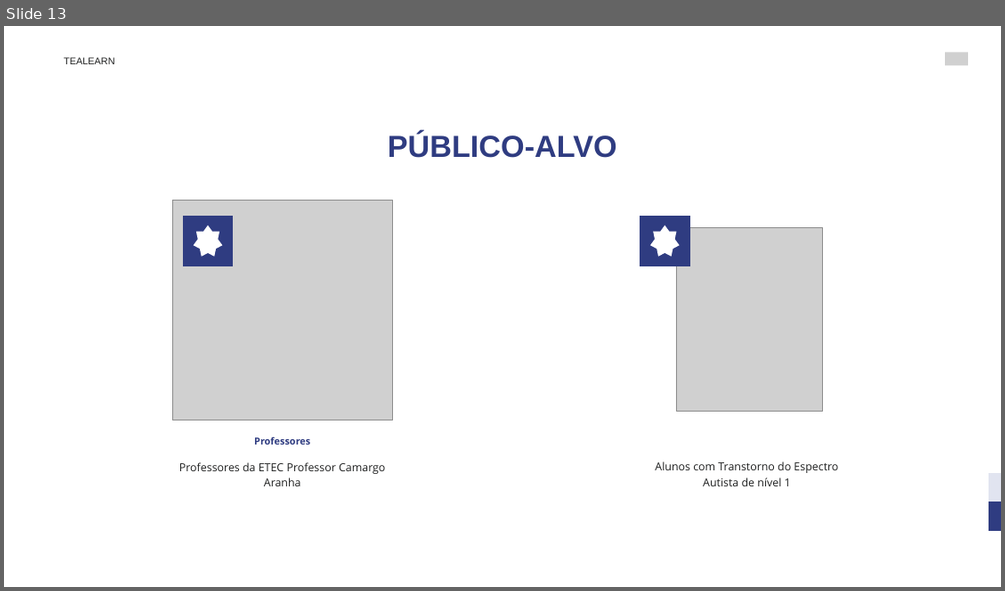
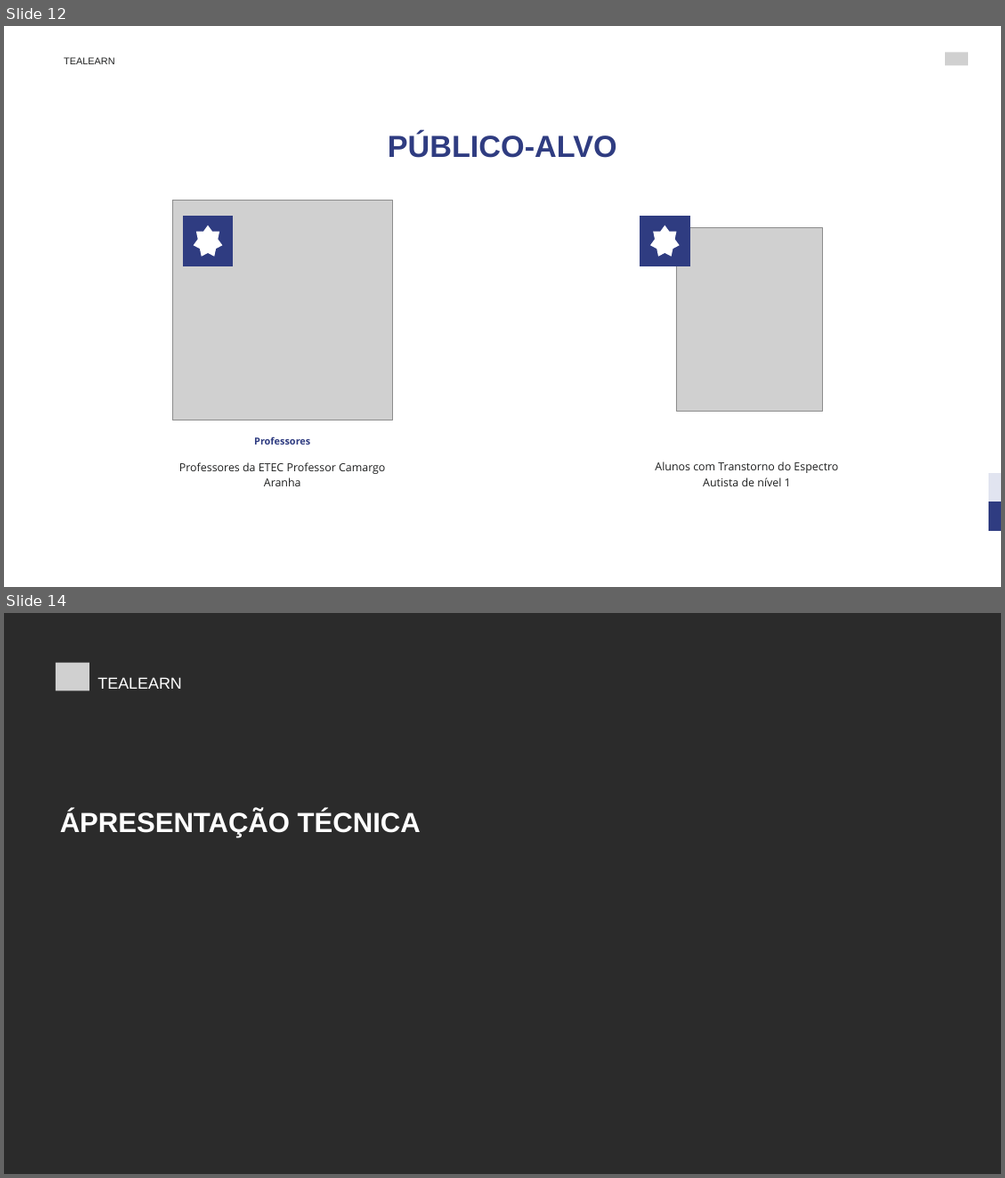
Before and after one commit to bessa2121/TCC, a slide deck: TeaLearn Educação Inclusiva com IA.pptx. Shown one above the other, each under a label of ours: slide 13 before the commit, slides 12 and 14 after it; the slides between them are not shown. The pictures are 1005x591 and 1005x1178 pixels, drawn with LibreOffice and Linux fonts; fonts in the diff are those of the drawing; grey boxes stand for pictures; background and template pictures are left out; a plain dark background stands for a picture behind light text. Boxes give left, top, right and bottom in pixels: in the first picture for what was removed or moved away, otherwise in the second. Text is boxed around its words. In the diff, an @@ line names an element or a change of style, - is before the commit and + after.

```diff
--- a/TeaLearn Educação Inclusiva com IA.pptx
+++ b/TeaLearn Educação Inclusiva com IA.pptx
@@ slide 14 added at [4,613,1001,1174], background picture (left out) @@
@@ picture added at [56,662,89,690] @@
@@ text added at [97,677,181,689], 23 pt, text #FFFFFF @@
+TEALEARN
@@ text added at [60,810,421,837], 40 pt, text #FFFFFF, bold @@
+ÁPRESENTAÇÃO TÉCNICA
@@ what was slide 13 is now slide 12 @@
```
Also in this commit, not shown: 1 slide changed, 2 other slides added.
